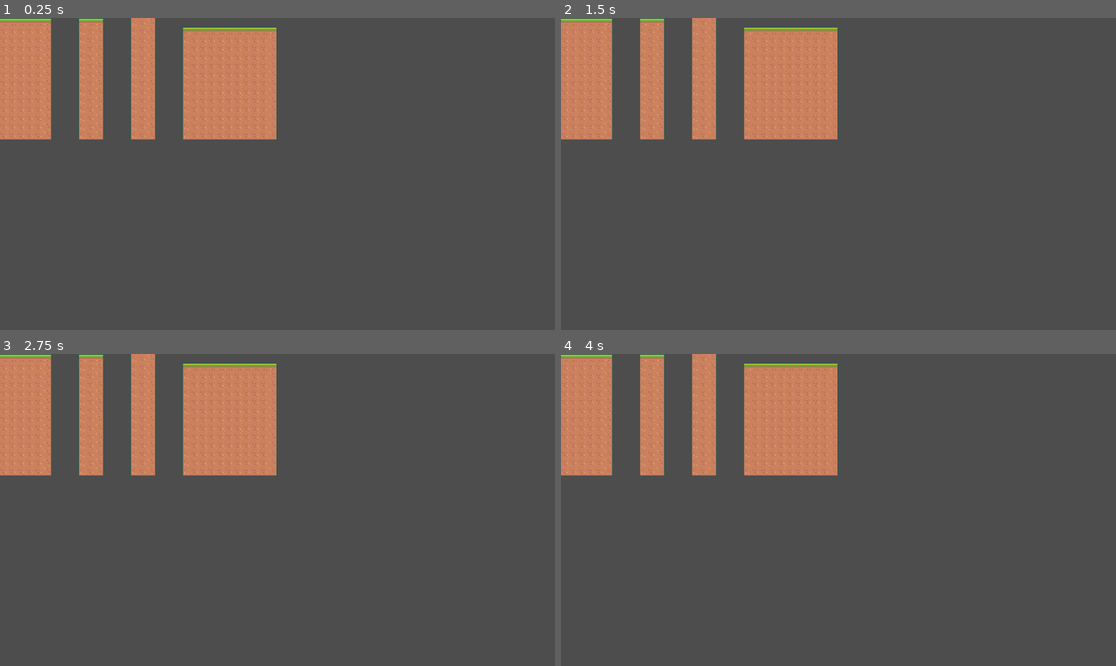
Above: before the commit, frames 1-4 (two rows, left to right).
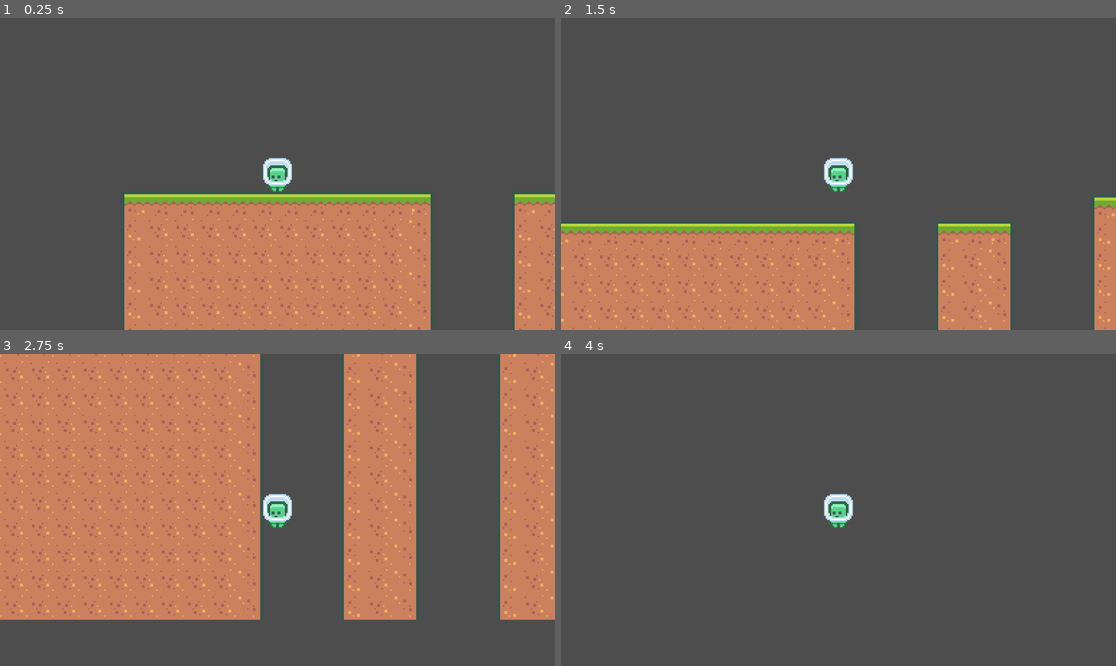
Above: after the commit, the same moments.

Repository: Truperton/Create-a-2d-Platformer-With-Godot-4
Game: Godot game, scene res://Scenes/Level 1.tscn
Two runs of this game, one before a commit and one after it. Both use one fixed random seed, a clock stepped at 60 frames per second and the inputs below. The project has no main scene, so this scene is started directly.
Inputs:
- Up to frame 1 (0.25 s): no input
- Up to frame 2 (1.5 s): tap Enter at 0.5 s; hold Up 0.53-1.28 s; hold Right from 0.53 s (still down); tap Up at 1.35 s
- Up to frame 3 (2.75 s): tap Up at 1.52, 1.82 s; release Right at 2.03 s; hold Left from 2.03 s (still down); hold Up from 2.03 s (still down)
- Up to frame 4 (4 s): release Left at 2.78 s; release Up at 2.78 s; hold Right from 2.78 s (still down); tap Up at 2.85, 3.02, 3.32 s; tap Space at 3.5 s; hold Up from 3.53 s (still down)

The runs differ from the first frame. In frame 1, 42% of the frame differs, in the area x 0-100%, y 0-100%; in frame 2, 39%; in frame 3, 52%, in the area x 0-100%, y 0-86%; in frame 4, 14%.

Commit message:
Added physics to TileMapLayer and a controllable player character.
I have followed the instructions of the instructor for the lessons related to this. So the implementation is the same as in the lesson.

Diff:
--- a/Scenes/Level 1.tscn
+++ b/Scenes/Level 1.tscn
@@ -1,9 +1,27 @@
-[gd_scene load_steps=2 format=4 uid="uid://c2nt8dua1if2w"]
+[gd_scene load_steps=5 format=4 uid="uid://c2nt8dua1if2w"]
 
 [ext_resource type="TileSet" uid="uid://w6xp5xoc3ffv" path="res://Tile Set.tres" id="1_j0hbn"]
+[ext_resource type="Script" path="res://Scripts/player.gd" id="2_n2dk4"]
+[ext_resource type="Texture2D" uid="uid://bqb4j84403j2a" path="res://Sprites/Characters/character_0000.png" id="3_f461f"]
+
+[sub_resource type="CapsuleShape2D" id="CapsuleShape2D_j4t16"]
+height = 24.0
 
 [node name="Main" type="Node2D"]
 
 [node name="TileMapLayer" type="TileMapLayer" parent="."]
 tile_map_data = PackedByteArray("AAD8/wAAAQACAAEAAAD9/wAAAQACAAEAAAD+/wAAAQACAAEAAAD//wAAAQACAAEAAAABAAAAAQACAAEAAAAAAA …(6400 unchanged characters)…
 tile_set = ExtResource("1_j0hbn")
+
+[node name="Player" type="CharacterBody2D" parent="."]
+position = Vector2(0, -14)
+script = ExtResource("2_n2dk4")
+
+[node name="Sprite2D" type="Sprite2D" parent="Player"]
+texture = ExtResource("3_f461f")
+
+[node name="CollisionShape2D" type="CollisionShape2D" parent="Player"]
+shape = SubResource("CapsuleShape2D_j4t16")
+
+[node name="Camera2D" type="Camera2D" parent="Player"]
+zoom = Vector2(3, 3)
--- /dev/null
+++ b/Scripts/player.gd
@@ -0,0 +1,21 @@
+extends CharacterBody2D
+
+var move_speed : float = 100
+var jump_force : float = 200
+var gravity : float = 500
+
+func _physics_process(delta: float) -> void:
+	if not is_on_floor():
+		velocity.y += gravity * delta
+
+	velocity.x = 0
+
+	if Input.is_key_pressed(KEY_LEFT):
+		velocity.x -= move_speed
+	if Input.is_key_pressed(KEY_RIGHT):
+		velocity.x += move_speed
+
+	if Input.is_key_pressed(KEY_UP) and is_on_floor():
+		velocity.y = -jump_force
+
+	move_and_slide()
--- a/Tile Set.tres
+++ b/Tile Set.tres
@@ -6,68 +6,116 @@
 texture = ExtResource("1_0hb8b")
 texture_region_size = Vector2i(18, 18)
 0:0/0 = 0
+0:0/0/physics_layer_0/polygon_0/points = PackedVector2Array(-9, -9, 9, -9, 9, 9, -9, 9)
 2:0/0 = 0
+2:0/0/physics_layer_0/polygon_0/points = PackedVector2Array(-9, -9, 9, -9, 9, 9, -9, 9)
 3:0/0 = 0
+3:0/0/physics_layer_0/polygon_0/points = PackedVector2Array(-9, -9, 9, -9, 9, 9, -9, 9)
 4:0/0 = 0
+4:0/0/physics_layer_0/polygon_0/points = PackedVector2Array(-9, -9, 9, -9, 9, 9, -9, 9)
 5:0/0 = 0
+5:0/0/physics_layer_0/polygon_0/points = PackedVector2Array(-9, -9, 9, -9, 9, 9, -9, 9)
 6:0/0 = 0
+6:0/0/physics_layer_0/polygon_0/points = PackedVector2Array(-9, -9, 9, -9, 9, 9, -9, 9)
 7:0/0 = 0
 8:0/0 = 0
 9:0/0 = 0
+9:0/0/physics_layer_0/polygon_0/points = PackedVector2Array(-9, -9, 9, -9, 9, 9, -9, 9)
 10:0/0 = 0
+10:0/0/physics_layer_0/polygon_0/points = PackedVector2Array(-9, -9, 9, -9, 9, 9, -9, 9)
 11:0/0 = 0
+11:0/0/physics_layer_0/polygon_0/points = PackedVector2Array(-9, -9, 9, -9, 9, 9, -9, 9)
 12:0/0 = 0
+12:0/0/physics_layer_0/polygon_0/points = PackedVector2Array(-9, -9, 9, -9, 9, 9, -9, 9)
 13:0/0 = 0
+13:0/0/physics_layer_0/polygon_0/points = PackedVector2Array(-9, -9, 9, -9, 9, 9, -9, 9)
 14:0/0 = 0
+14:0/0/physics_layer_0/polygon_0/points = PackedVector2Array(-9, -9, 9, -9, 9, 9, -9, 9)
 15:0/0 = 0
+15:0/0/physics_layer_0/polygon_0/points = PackedVector2Array(-9, -9, 9, -9, 9, 9, -9, 9)
 16:0/0 = 0
+16:0/0/physics_layer_0/polygon_0/points = PackedVector2Array(-9, -9, 9, -9, 9, 9, -9, 9)
 17:0/0 = 0
+17:0/0/physics_layer_0/polygon_0/points = PackedVector2Array(-9, -9, 9, -9, 9, 9, -9, 9)
 18:0/0 = 0
+18:0/0/physics_layer_0/polygon_0/points = PackedVector2Array(-9, -9, 9, -9, 9, 9, -9, 9)
 19:0/0 = 0
+19:0/0/physics_layer_0/polygon_0/points = PackedVector2Array(-9, -9, 9, -9, 9, 9, -9, 9)
 0:1/0 = 0
+0:1/0/physics_layer_0/polygon_0/points = PackedVector2Array(-9, -9, 9, -9, 9, 9, -9, 9)
 1:1/0 = 0
+1:1/0/physics_layer_0/polygon_0/points = PackedVector2Array(-9, -9, 9, -9, 9, 9, -9, 9)
 2:1/0 = 0
+2:1/0/physics_layer_0/polygon_0/points = PackedVector2Array(-9, -9, 9, -9, 9, 9, -9, 9)
 3:1/0 = 0
+3:1/0/physics_layer_0/polygon_0/points = PackedVector2Array(-9, -9, 9, -9, 9, 9, -9, 9)
 4:1/0 = 0
+4:1/0/physics_layer_0/polygon_0/points = PackedVector2Array(-9, -9, 9, -9, 9, 9, -9, 9)
 5:1/0 = 0
+5:1/0/physics_layer_0/polygon_0/points = PackedVector2Array(-9, -9, 9, -9, 9, 9, -9, 9)
 6:1/0 = 0
+6:1/0/physics_layer_0/polygon_0/points = PackedVector2Array(-9, -9, 9, -9, 9, 9, -9, 9)
 7:1/0 = 0
 8:1/0 = 0
+8:1/0/physics_layer_0/polygon_0/points = PackedVector2Array(-9, -9, 9, -9, 9, 9, -9, 9)
 9:1/0 = 0
+9:1/0/physics_layer_0/polygon_0/points = PackedVector2Array(-9, -9, 9, -9, 9, 9, -9, 9)
 10:1/0 = 0
+10:1/0/physics_layer_0/polygon_0/points = PackedVector2Array(-9, -9, 9, -9, 9, 9, -9, 9)
 11:1/0 = 0
+11:1/0/physics_layer_0/polygon_0/points = PackedVector2Array(-9, -9, 9, -9, 9, 9, -9, 9)
 12:1/0 = 0
 13:1/0 = 0
 14:1/0 = 0
 15:1/0 = 0
 16:1/0 = 0
+16:1/0/physics_layer_0/polygon_0/points = PackedVector2Array(-9, -9, 9, -9, 9, 9, -9, 9)
 17:1/0 = 0
+17:1/0/physics_layer_0/polygon_0/points = PackedVector2Array(-9, -9, 9, -9, 9, 9, -9, 9)
 18:1/0 = 0
+18:1/0/physics_layer_0/polygon_0/points = PackedVector2Array(-9, -9, 9, -9, 9, 9, -9, 9)
 19:1/0 = 0
+19:1/0/physics_layer_0/polygon_0/points = PackedVector2Array(-9, -9, 9, -9, 9, 9, -9, 9)
 0:2/0 = 0
+0:2/0/physics_layer_0/polygon_0/points = PackedVector2Array(-9, -9, 9, -9, 9, 9, -9, 9)
 1:2/0 = 0
+1:2/0/physics_layer_0/polygon_0/points = PackedVector2Array(-9, -9, 9, -9, 9, 9, -9, 9)
 2:2/0 = 0
+2:2/0/physics_layer_0/polygon_0/points = PackedVector2Array(-9, -9, 9, -9, 9, 9, -9, 9)
 3:2/0 = 0
+3:2/0/physics_layer_0/polygon_0/points = PackedVector2Array(-9, -9, 9, -9, 9, 9, -9, 9)
 4:2/0 = 0
 5:2/0 = 0
 6:2/0 = 0
 7:2/0 = 0
+7:2/0/physics_layer_0/polygon_0/points = PackedVector2Array(-9, -9, 9, -9, 9, 9, -9, 9)
 8:2/0 = 0
+8:2/0/physics_layer_0/polygon_0/points = PackedVector2Array(-9, -9, 9, -9, 9, 9, -9, 9)
 9:2/0 = 0
+9:2/0/physics_layer_0/polygon_0/points = PackedVector2Array(-9, -9, 9, -9, 9, 9, -9, 9)
 10:2/0 = 0
+10:2/0/physics_layer_0/polygon_0/points = PackedVector2Array(-9, -9, 9, -9, 9, 9, -9, 9)
 11:2/0 = 0
 12:2/0 = 0
 13:2/0 = 0
 14:2/0 = 0
 15:2/0 = 0
 16:2/0 = 0
+16:2/0/physics_layer_0/polygon_0/points = PackedVector2Array(-9, -9, 9, -9, 9, 9, -9, 9)
 17:2/0 = 0
+17:2/0/physics_layer_0/polygon_0/points = PackedVector2Array(-9, -9, 9, -9, 9, 9, -9, 9)
 18:2/0 = 0
+18:2/0/physics_layer_0/polygon_0/points = PackedVector2Array(-9, -9, 9, -9, 9, 9, -9, 9)
 19:2/0 = 0
+19:2/0/physics_layer_0/polygon_0/points = PackedVector2Array(-9, -9, 9, -9, 9, 9, -9, 9)
 0:3/0 = 0
+0:3/0/physics_layer_0/polygon_0/points = PackedVector2Array(-9, -9, 9, -9, 9, 9, -9, 9)
 1:3/0 = 0
+1:3/0/physics_layer_0/polygon_0/points = PackedVector2Array(-9, -9, 9, -9, 9, 9, -9, 9)
 2:3/0 = 0
+2:3/0/physics_layer_0/polygon_0/points = PackedVector2Array(-9, -9, 9, -9, 9, 9, -9, 9)
 3:3/0 = 0
+3:3/0/physics_layer_0/polygon_0/points = PackedVector2Array(-9, -9, 9, -9, 9, 9, -9, 9)
 4:3/0 = 0
 5:3/0 = 0
 6:3/0 = 0
@@ -81,13 +129,21 @@
 14:3/0 = 0
 15:3/0 = 0
 16:3/0 = 0
+16:3/0/physics_layer_0/polygon_0/points = PackedVector2Array(-9, -9, 9, -9, 9, 9, -9, 9)
 17:3/0 = 0
+17:3/0/physics_layer_0/polygon_0/points = PackedVector2Array(-9, -9, 9, -9, 9, 9, -9, 9)
 18:3/0 = 0
+18:3/0/physics_layer_0/polygon_0/points = PackedVector2Array(-9, -9, 9, -9, 9, 9, -9, 9)
 19:3/0 = 0
+19:3/0/physics_layer_0/polygon_0/points = PackedVector2Array(-9, -9, 9, -9, 9, 9, -9, 9)
 0:4/0 = 0
+0:4/0/physics_layer_0/polygon_0/points = PackedVector2Array(-9, -9, 9, -9, 9, 9, -9, 9)
 1:4/0 = 0
+1:4/0/physics_layer_0/polygon_0/points = PackedVector2Array(-9, -9, 9, -9, 9, 9, -9, 9)
 2:4/0 = 0
+2:4/0/physics_layer_0/polygon_0/points = PackedVector2Array(-9, -9, 9, -9, 9, 9, -9, 9)
 3:4/0 = 0
+3:4/0/physics_layer_0/polygon_0/points = PackedVector2Array(-9, -9, 9, -9, 9, 9, -9, 9)
 4:4/0 = 0
 5:4/0 = 0
 6:4/0 = 0
@@ -98,16 +154,25 @@
 11:4/0 = 0
 12:4/0 = 0
 13:4/0 = 0
+13:4/0/physics_layer_0/polygon_0/points = PackedVector2Array(-9, -9, 9, -9, 9, 9, -9, 9)
 14:4/0 = 0
+14:4/0/physics_layer_0/polygon_0/points = PackedVector2Array(-9, -9, 9, -9, 9, 9, -9, 9)
 15:4/0 = 0
+15:4/0/physics_layer_0/polygon_0/points = PackedVector2Array(-9, -9, 9, -9, 9, 9, -9, 9)
 16:4/0 = 0
 17:4/0 = 0
+17:4/0/physics_layer_0/polygon_0/points = PackedVector2Array(-9, -9, 9, -9, 9, 9, -9, 9)
 18:4/0 = 0
 19:4/0 = 0
+19:4/0/physics_layer_0/polygon_0/points = PackedVector2Array(-9, -9, 9, -9, 9, 9, -9, 9)
 0:5/0 = 0
+0:5/0/physics_layer_0/polygon_0/points = PackedVector2Array(-9, -9, 9, -9, 9, 9, -9, 9)
 1:5/0 = 0
+1:5/0/physics_layer_0/polygon_0/points = PackedVector2Array(-9, -9, 9, -9, 9, 9, -9, 9)
 2:5/0 = 0
+2:5/0/physics_layer_0/polygon_0/points = PackedVector2Array(-9, -9, 9, -9, 9, 9, -9, 9)
 3:5/0 = 0
+3:5/0/physics_layer_0/polygon_0/points = PackedVector2Array(-9, -9, 9, -9, 9, 9, -9, 9)
 4:5/0 = 0
 5:5/0 = 0
 6:5/0 = 0
@@ -118,16 +183,25 @@
 11:5/0 = 0
 12:5/0 = 0
 13:5/0 = 0
+13:5/0/physics_layer_0/polygon_0/points = PackedVector2Array(-9, -9, 9, -9, 9, 9, -9, 9)
 14:5/0 = 0
+14:5/0/physics_layer_0/polygon_0/points = PackedVector2Array(-9, -9, 9, -9, 9, 9, -9, 9)
 15:5/0 = 0
+15:5/0/physics_layer_0/polygon_0/points = PackedVector2Array(-9, -9, 9, -9, 9, 9, -9, 9)
 16:5/0 = 0
 17:5/0 = 0
+17:5/0/physics_layer_0/polygon_0/points = PackedVector2Array(-9, -9, 9, -9, 9, 9, -9, 9)
 18:5/0 = 0
 19:5/0 = 0
+19:5/0/physics_layer_0/polygon_0/points = PackedVector2Array(-9, -9, 9, -9, 9, 9, -9, 9)
 0:6/0 = 0
+0:6/0/physics_layer_0/polygon_0/points = PackedVector2Array(-9, -9, 9, -9, 9, 9, -9, 9)
 1:6/0 = 0
+1:6/0/physics_layer_0/polygon_0/points = PackedVector2Array(-9, -9, 9, -9, 9, 9, -9, 9)
 2:6/0 = 0
+2:6/0/physics_layer_0/polygon_0/points = PackedVector2Array(-9, -9, 9, -9, 9, 9, -9, 9)
 3:6/0 = 0
+3:6/0/physics_layer_0/polygon_0/points = PackedVector2Array(-9, -9, 9, -9, 9, 9, -9, 9)
 4:6/0 = 0
 5:6/0 = 0
 6:6/0 = 0
@@ -135,31 +209,48 @@
 8:6/0 = 0
 9:6/0 = 0
 10:6/0 = 0
+10:6/0/physics_layer_0/polygon_0/points = PackedVector2Array(-9, -9, 9, -9, 9, 9, -9, 9)
 11:6/0 = 0
 12:6/0 = 0
+12:6/0/physics_layer_0/polygon_0/points = PackedVector2Array(-9, -9, 9, -9, 9, 9, -9, 9)
 13:6/0 = 0
+13:6/0/physics_layer_0/polygon_0/points = PackedVector2Array(-9, -9, 9, -9, 9, 9, -9, 9)
 14:6/0 = 0
+14:6/0/physics_layer_0/polygon_0/points = PackedVector2Array(-9, -9, 9, -9, 9, 9, -9, 9)
 15:6/0 = 0
+15:6/0/physics_layer_0/polygon_0/points = PackedVector2Array(-9, -9, 9, -9, 9, 9, -9, 9)
 16:6/0 = 0
+16:6/0/physics_layer_0/polygon_0/points = PackedVector2Array(-9, -9, 9, -9, 9, 9, -9, 9)
 17:6/0 = 0
 18:6/0 = 0
+18:6/0/physics_layer_0/polygon_0/points = PackedVector2Array(-9, -9, 9, -9, 9, 9, -9, 9)
 19:6/0 = 0
 0:7/0 = 0
+0:7/0/physics_layer_0/polygon_0/points = PackedVector2Array(-9, -9, 9, -9, 9, 9, -9, 9)
 1:7/0 = 0
+1:7/0/physics_layer_0/polygon_0/points = PackedVector2Array(-9, -9, 9, -9, 9, 9, -9, 9)
 2:7/0 = 0
+2:7/0/physics_layer_0/polygon_0/points = PackedVector2Array(-9, -9, 9, -9, 9, 9, -9, 9)
 3:7/0 = 0
+3:7/0/physics_layer_0/polygon_0/points = PackedVector2Array(-9, -9, 9, -9, 9, 9, -9, 9)
 4:7/0 = 0
 5:7/0 = 0
 6:7/0 = 0
+6:7/0/physics_layer_0/polygon_0/points = PackedVector2Array(-9, -9, 9, -9, 9, 9, -9, 9)
 7:7/0 = 0
+7:7/0/physics_layer_0/polygon_0/points = PackedVector2Array(-9, -9, 9, -9, 9, 9, -9, 9)
 8:7/0 = 0
 9:7/0 = 0
 10:7/0 = 0
+10:7/0/physics_layer_0/polygon_0/points = PackedVector2Array(-9, -9, 9, -9, 9, 9, -9, 9)
 11:7/0 = 0
 12:7/0 = 0
 13:7/0 = 0
+13:7/0/physics_layer_0/polygon_0/points = PackedVector2Array(-9, -9, 9, -9, 9, 9, -9, 9)
 14:7/0 = 0
+14:7/0/physics_layer_0/polygon_0/points = PackedVector2Array(-9, -9, 9, -9, 9, 9, -9, 9)
 15:7/0 = 0
+15:7/0/physics_layer_0/polygon_0/points = PackedVector2Array(-9, -9, 9, -9, 9, 9, -9, 9)
 16:7/0 = 0
 17:7/0 = 0
 18:7/0 = 0
@@ -185,7 +276,9 @@
 18:8/0 = 0
 19:8/0 = 0
 1:0/0 = 0
+1:0/0/physics_layer_0/polygon_0/points = PackedVector2Array(-9, -9, 9, -9, 9, 9, -9, 9)
 
 [resource]
 tile_size = Vector2i(18, 18)
+physics_layer_0/collision_layer = 1
 sources/1 = SubResource("TileSetAtlasSource_10xcy")
